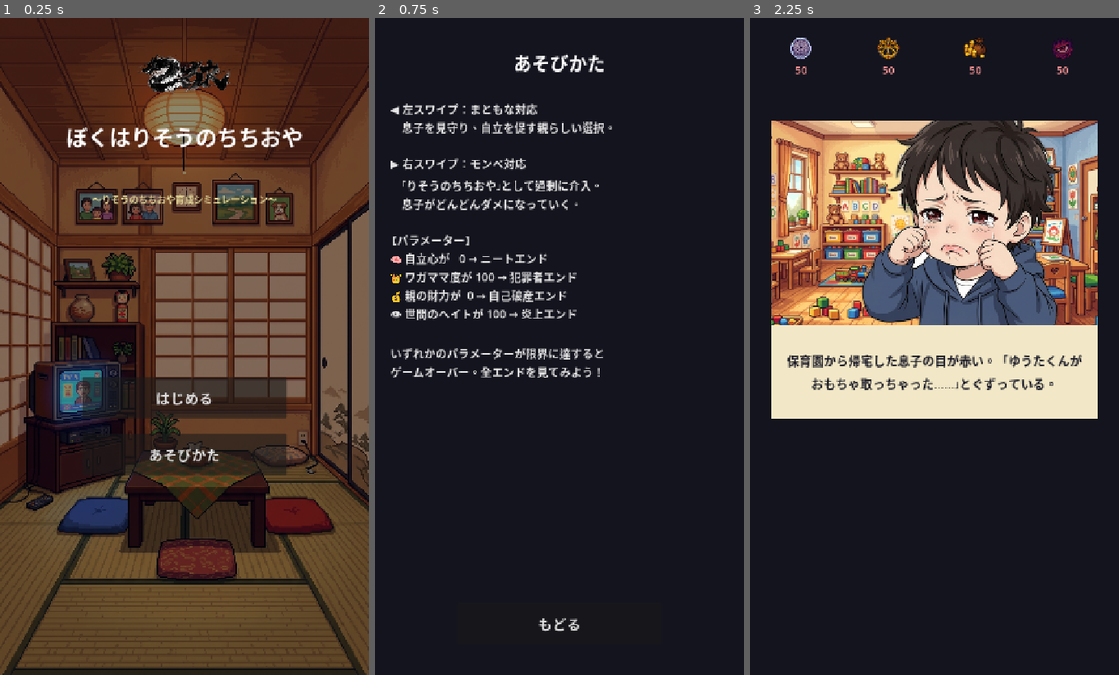
Above: before the commit, frames 1-3 (left to right).
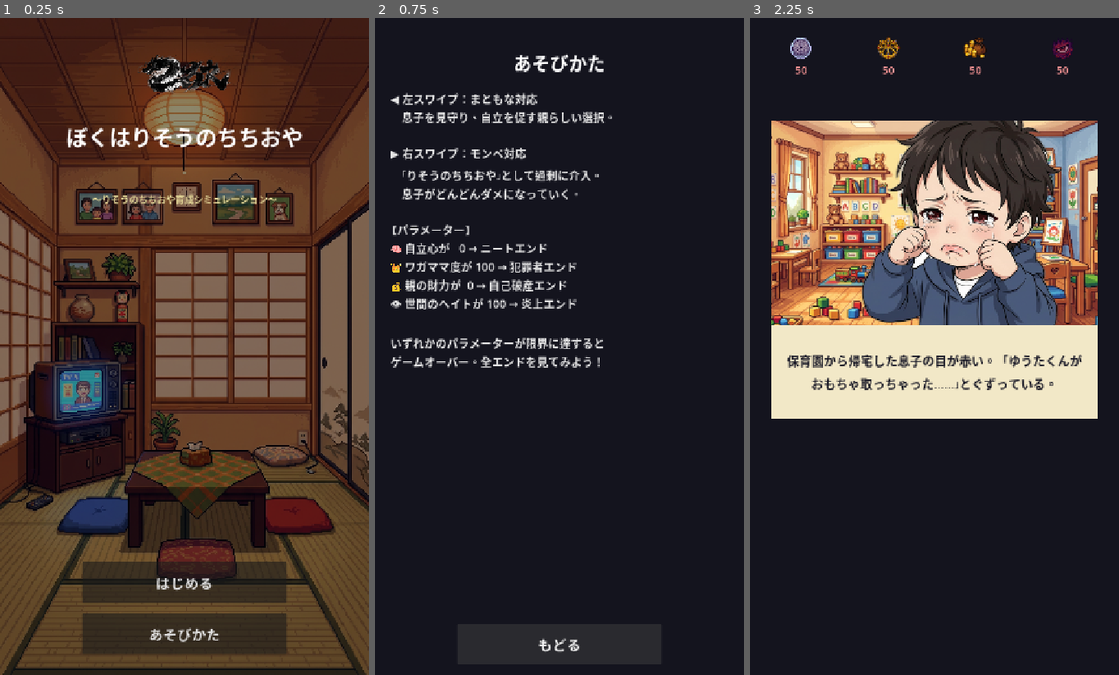
Above: after the commit, the same moments.

Repository: komatubara/boku-wa-risou-no-chichi-oya
Game: Godot game, scene res://scenes/title.tscn
The game is run twice, just before and just after one commit, with the same random seed, the same clock (stepped at 60 frames per second) and the same inputs.
Inputs:
- Up to frame 1 (0.25 s): no input
- Up to frame 2 (0.75 s): click "あそびかた" at 0.5 s
- Up to frame 3 (2.25 s): click "もどる" at 1.25 s; click "はじめる" at 2 s

The runs differ from the first frame. In frame 1, 11% of the frame differs, in the area x 22-78%, y 54-97%; in frame 2, 8.7%; in frame 3, nothing differs.

Commit message:
fix: タイトルボタンのアンカー・あそびかたスクロール・セーフエリア対応
- title.gd: ボタンをVBoxContainer+下部アンカーに変更（端末差でのズレを解消）
- title.gd: ロゴ・タイトル・サブタイトルにセーフエリアオフセットを適用
- how_to_play.gd: 本文をScrollContainer+アンカーに変更（テキスト溢れを防止）
- how_to_play.gd: もどるボタンを下部アンカーに変更
- how_to_play.gd: セーフエリアオフセットを適用

Co-Authored-By: Claude Sonnet 4.6 <noreply@anthropic.com>

Diff:
--- a/scripts/how_to_play.gd
+++ b/scripts/how_to_play.gd
@@ -2,6 +2,9 @@
 
 
 func _ready() -> void:
+	# セーフエリア対応：トップ余白を取得（Web では 0）
+	var safe_top: float = DisplayServer.get_display_safe_area().position.y
+
 	var bg := ColorRect.new()
 	bg.color = Color(0.08, 0.08, 0.12)
 	bg.set_anchors_and_offsets_preset(Control.PRESET_FULL_RECT)
@@ -13,8 +16,20 @@
 	title.add_theme_font_size_override("font_size", 36)
 	title.add_theme_color_override("font_color", Color.WHITE)
 	title.size = Vector2(680, 60)
-	title.position = Vector2(20, 60)
+	title.position = Vector2(20, 60 + safe_top)
 	add_child(title)
+
+	# 本文：ScrollContainerでアンカー固定（タイトル直下〜ボタン直上）
+	var scroll := ScrollContainer.new()
+	scroll.anchor_left = 0.0
+	scroll.anchor_right = 1.0
+	scroll.anchor_top = 0.0
+	scroll.anchor_bottom = 1.0
+	scroll.offset_top = 140 + safe_top
+	scroll.offset_bottom = -120
+	scroll.offset_left = 30
+	scroll.offset_right = -30
+	add_child(scroll)
 
 	var body := Label.new()
 	body.text = (
@@ -34,14 +49,20 @@
 	body.autowrap_mode = TextServer.AUTOWRAP_WORD_SMART
 	body.add_theme_font_size_override("font_size", 22)
 	body.add_theme_color_override("font_color", Color(0.9, 0.9, 0.9))
-	body.size = Vector2(660, 900)
-	body.position = Vector2(30, 160)
-	add_child(body)
+	body.custom_minimum_size = Vector2(660, 0)
+	scroll.add_child(body)
 
+	# ボタンを画面下部にアンカー固定
 	var back := Button.new()
+	back.anchor_left = 0.5
+	back.anchor_right = 0.5
+	back.anchor_top = 1.0
+	back.anchor_bottom = 1.0
+	back.offset_left = -200
+	back.offset_right = 200
+	back.offset_top = -100
+	back.offset_bottom = -20
 	back.text = "もどる"
-	back.size = Vector2(400, 80)
-	back.position = Vector2(160, 1140)
 	back.add_theme_font_size_override("font_size", 28)
 	back.pressed.connect(func(): get_tree().change_scene_to_file("res://scenes/title.tscn"))
 	add_child(back)
--- a/scripts/title.gd
+++ b/scripts/title.gd
@@ -1,7 +1,11 @@
 extends Control
 
 
+var _safe_top: float = 0.0
+
+
 func _ready() -> void:
+	_safe_top = DisplayServer.get_display_safe_area().position.y
 	_build_bg()
 	_build_father()
 	_build_title()
@@ -39,7 +43,7 @@
 		logo.expand_mode = TextureRect.EXPAND_IGNORE_SIZE
 		logo.stretch_mode = TextureRect.STRETCH_KEEP_ASPECT_CENTERED
 		logo.size = Vector2(640, 160)
-		logo.position = Vector2(40, 30)
+		logo.position = Vector2(40, 30 + _safe_top)
 		add_child(logo)
 
 	var lbl := Label.new()
@@ -48,7 +52,7 @@
 	lbl.add_theme_font_size_override("font_size", 42)
 	lbl.add_theme_color_override("font_color", Color.WHITE)
 	lbl.size = Vector2(680, 120)
-	lbl.position = Vector2(20, 200)
+	lbl.position = Vector2(20, 200 + _safe_top)
 	lbl.autowrap_mode = TextServer.AUTOWRAP_WORD_SMART
 	add_child(lbl)
 
@@ -58,26 +62,37 @@
 	sub.add_theme_font_size_override("font_size", 18)
 	sub.add_theme_color_override("font_color", Color(0.9, 0.85, 0.6))
 	sub.size = Vector2(680, 40)
-	sub.position = Vector2(20, 340)
+	sub.position = Vector2(20, 340 + _safe_top)
 	add_child(sub)
 
 
 func _build_buttons() -> void:
+	# VBoxContainerを画面下部にアンカー固定
+	var vbox := VBoxContainer.new()
+	vbox.anchor_left = 0.5
+	vbox.anchor_right = 0.5
+	vbox.anchor_top = 1.0
+	vbox.anchor_bottom = 1.0
+	vbox.offset_left = -200
+	vbox.offset_right = 200
+	vbox.offset_top = -220
+	vbox.offset_bottom = -40
+	vbox.add_theme_constant_override("separation", 20)
+	add_child(vbox)
+
 	var start := Button.new()
 	start.text = "はじめる"
-	start.size = Vector2(400, 80)
-	start.position = Vector2(160, 700)
+	start.custom_minimum_size = Vector2(400, 80)
 	start.add_theme_font_size_override("font_size", 28)
 	start.pressed.connect(_on_start_pressed)
-	add_child(start)
+	vbox.add_child(start)
 
 	var help := Button.new()
 	help.text = "あそびかた"
-	help.size = Vector2(400, 80)
-	help.position = Vector2(160, 810)
+	help.custom_minimum_size = Vector2(400, 80)
 	help.add_theme_font_size_override("font_size", 28)
 	help.pressed.connect(_on_help_pressed)
-	add_child(help)
+	vbox.add_child(help)
 
 
 func _on_start_pressed() -> void:
